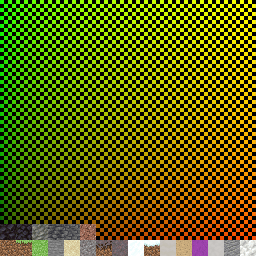
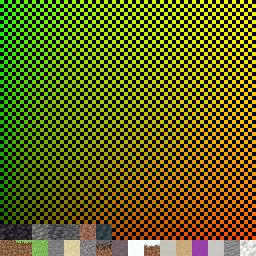
Layer changes from the first 256 x 256 image to the second:
painted on "blocks" over [96, 224, 112, 240]
